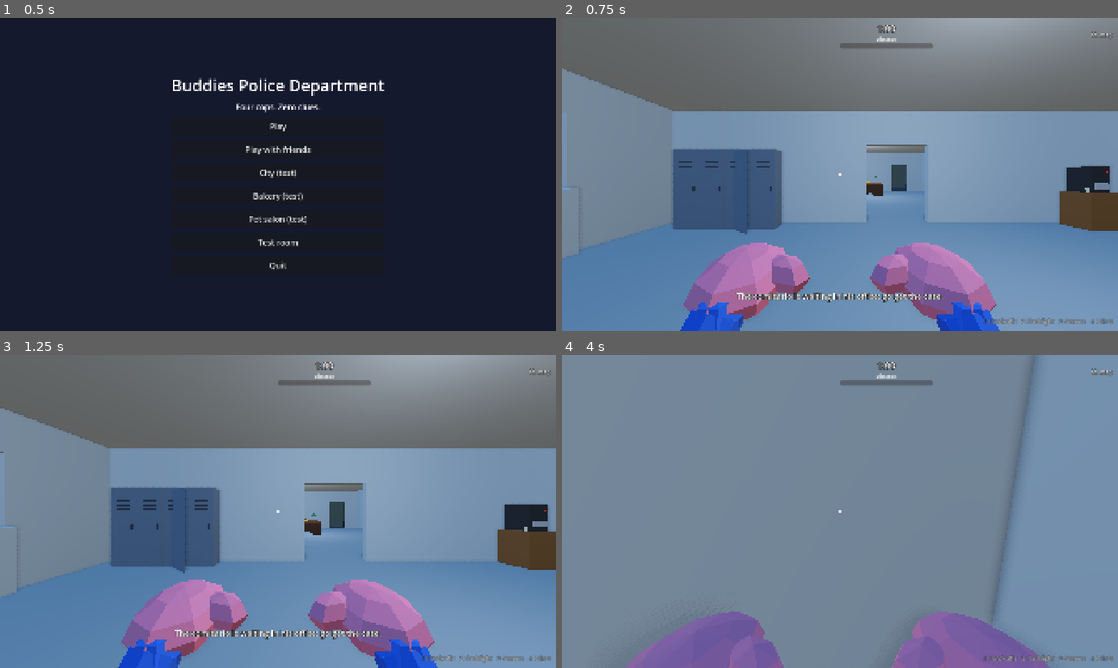
Above: before the commit, frames 1-4 (two rows, left to right).
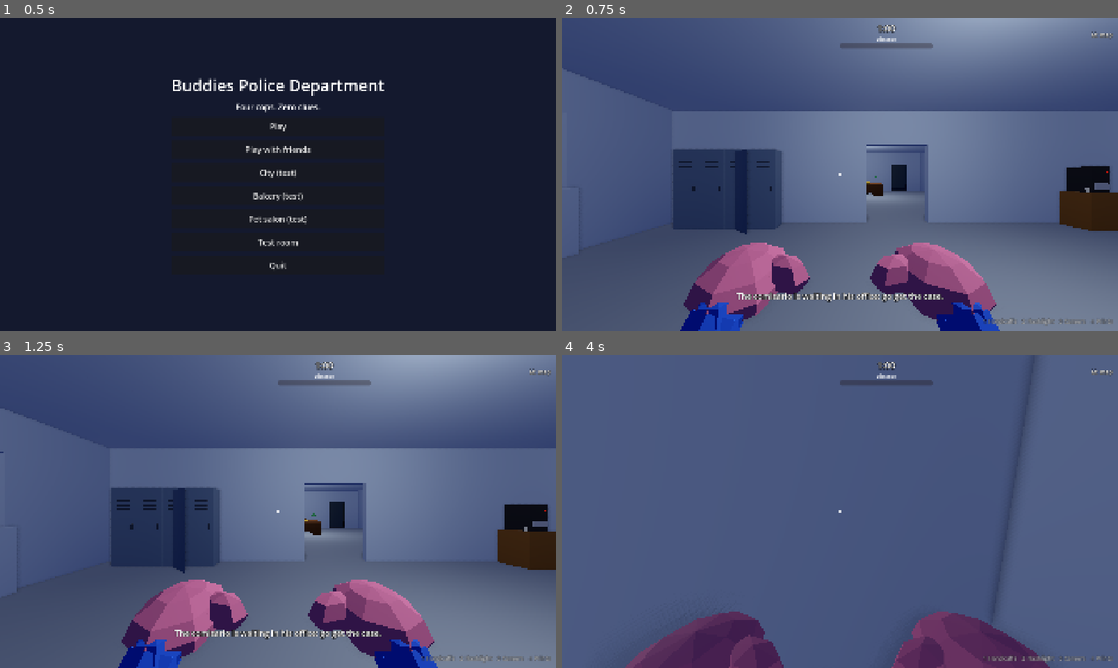
Above: after the commit, the same moments.

Repository: cristiangelini/BPD
Game: Godot game, scene res://scenes/ui/main_menu.tscn
The game is run twice, just before and just after one commit, with the same random seed, the same clock (stepped at 60 frames per second) and the same inputs.
Inputs (mouse positions are in pixels of both pictures, inside the frame that each line leads up to):
- Up to frame 1 (0.5 s): no input
- Up to frame 2 (0.75 s): click "Play" at 0.5 s
- Up to frame 3 (1.25 s): no input
- Up to frame 4 (4 s): tap Enter at 1.25 s; move the mouse to (962, 495) at 1.27 s; hold D (move_right) 1.28-2.03 s; hold R (ask) 1.28-2.03 s; click (962, 495) at 1.42 s; tap Space (jump) at 1.52, 1.82, 2.27, 2.57, 3.77 s; tap Shift (run) at 1.55, 2.1, 3.05 s; move the mouse to (812, 511) at 2.02 s; hold W (move_forward) from 2.03 s (still down); tap R (ask) at 2.3, 3.8 s; move the mouse to (851, 505) at 2.77 s; hold R (ask) 2.78-3.53 s; move the mouse to (834, 517) at 3.52 s; tap Q (checklist) at 3.6 s; click (834, 517) at 3.67 s

Frame 1 is identical in both runs. In frame 2, 92% of the frame differs, in the area x 0-100%, y 0-100%; in frame 3, 92%; in frame 4, 100%.

Commit message:
Chase step 6e: the grandpa in the electric wheelchair
A seventh chase suspect rolls down the sidewalk at 8 km/h and is chased
on foot: the chase starts when a cop walks up to him (or takes the
wheel), the distance counts from the nearest cop, and only a cop on foot
standing in his way makes him give up; the patrol car blocking him
doesn't, and the cops are told to get out.

Co-Authored-By: Claude Opus 5.5 (1M context) <noreply@anthropic.com>
Claude-Session: https://claude.ai/code/session_01UXwRy4nCUmp8Zcg5tBLZhH

Diff:
--- a/scripts/case/chase/chase_case.gd
+++ b/scripts/case/chase/chase_case.gd
@@ -8,7 +8,7 @@
 ## running out before he's cuffed loses it. Every number here is (propuesta), except the minute (Cristian, 20/10).
 
 ## The suspects (persecucion.md, "Los sospechosos"), each with what he leaves behind (ChaseDrops).
-const SUSPECTS := ["ice_cream", "moving_truck", "school_bus", "rain", "night", "moto"]
+const SUSPECTS := ["ice_cream", "moving_truck", "school_bus", "rain", "night", "moto", "wheelchair"]
 ## Seconds to catch him: the chase has a clock (Cristian, 20/10: "pongamos primero 1 minuto").
 const TIME_LIMIT := 60.0
 ## Farther than this (m) the meter climbs CLIMB a second; closer it drops DROP a second. At ESCAPED he got away.
@@ -20,6 +20,12 @@
 const STOP_SECONDS := 3.0
 ## He gets out by his door: this far to his vehicle's left.
 const DOOR_OUT := 2.0
+## The grandpa in the electric wheelchair you chase on foot (persecucion.md): the chase starts once a cop gets this
+## close to him (or takes the wheel), the distance counts from the nearest cop, and only a cop on foot in his way, this
+## close, makes him give up; the patrol car in his way doesn't.
+const ON_FOOT := ["wheelchair"]
+const START_NEAR := 25.0
+const BLOCK_NEAR := 2.5
 ## A chase pays the salary and has its own quota, like the interrogation (decision 91).
 const QUOTA := ShiftReport.SALARY
 const SHIFT_DELAY := 2.5
@@ -73,6 +79,7 @@
 var complaint := 0.0
 var shift_over := false
 var _result := {}
+var _told_on_foot := false
 
 
 static func pick_suspect(seed_value: int, args: PackedStringArray) -> String:
@@ -127,19 +134,22 @@
 	if case_failed or case_solved or not tip_given:
 		return
 	if not chasing:
-		# The suspect drives off once a cop takes the wheel.
-		if car.driver():
+		# The suspect drives off once a cop takes the wheel (or, on foot, walks up to him).
+		if car.driver() or (on_foot() and _nearest_cop() < START_NEAR):
 			chasing = true
 			truck.driving = true
 		return
 	if not caught:
 		time_left = maxf(time_left - delta, 0.0)
 	if not stopped:
-		var gap := car.global_position - truck.global_position
-		gap.y = 0.0
-		distance = clampf(distance + (CLIMB if gap.length() > FAR else -DROP) * delta, 0.0, ESCAPED)
+		var gap := _nearest_cop() if on_foot() else _flat(car.global_position - truck.global_position).length()
+		distance = clampf(distance + (CLIMB if gap > FAR else -DROP) * delta, 0.0, ESCAPED)
 		if truck.stuck_for >= STOP_SECONDS:
-			pull_over()
+			if not on_foot() or _cop_on_foot_near():
+				pull_over()
+			elif not _told_on_foot:
+				_told_on_foot = true
+				_hint_all("HINT_CHASE_ON_FOOT")
 	meters_changed.emit(distance, time_left)
 	if not caught and suspect and suspect.is_cuffed():
 		caught = true
@@ -152,6 +162,31 @@
 		case_solved = true
 		solved_label.show()
 		_finish_soon()
+
+
+## This chase is on foot (the wheelchair).
+func on_foot() -> bool:
+	return ON_FOOT.has(suspect_id)
+
+
+## Meters from the suspect to the nearest cop, on foot or in the car.
+func _nearest_cop() -> float:
+	var nearest := INF
+	for cop in get_tree().get_nodes_in_group("cops"):
+		nearest = minf(nearest, _flat((cop as Node3D).global_position - truck.global_position).length())
+	return nearest
+
+
+## Whether a cop on foot (not in the car) is right by him: the one in his way.
+func _cop_on_foot_near() -> bool:
+	for cop in get_tree().get_nodes_in_group("cops"):
+		if not (cop as Cop).vehicle and _flat((cop as Node3D).global_position - truck.global_position).length() < BLOCK_NEAR:
+			return true
+	return false
+
+
+static func _flat(v: Vector3) -> Vector3:
+	return Vector3(v.x, 0.0, v.z)
 
 
 ## A hard ram on the school bus, full of kids: the parents complain.
--- a/scripts/case/chase/chase_suspect.gd
+++ b/scripts/case/chase/chase_suspect.gd
@@ -12,6 +12,7 @@
 	"rain": preload("res://assets/models/npc_sospechoso.glb"),
 	"night": preload("res://assets/models/npc_sospechoso.glb"),
 	"moto": preload("res://assets/models/npc_repartidor.glb"),
+	"wheelchair": preload("res://assets/models/npc_abuelo.glb"),
 }
 ## Seconds a line stays over his head, and between two complaints.
 const LINE_SECONDS := 3.0
--- a/scripts/vehicles/suspect_car.gd
+++ b/scripts/vehicles/suspect_car.gd
@@ -11,8 +11,9 @@
 ## How fast it turns (radians a second) and how close to a corner counts as through it.
 const TURN_RATE := 1.6
 const REACH := 3.0
-## Moving slower than this while it wants to drive counts as stuck.
+## Moving slower than this (or than STUCK_SHARE of his own speed) while it wants to drive counts as stuck.
 const STUCK_SPEED := 1.0
+const STUCK_SHARE := 0.2
 ## Nervous (the megaphone), he drives at this share of his speed.
 const NERVOUS_SPEED := 0.6
 ## With his tires punctured (the spikes) he rolls to a halt in this many seconds.
@@ -27,23 +28,32 @@
 	"rain": preload("res://assets/models/getaway_car.glb"),
 	"night": preload("res://assets/models/getaway_car.glb"),
 	"moto": preload("res://assets/models/delivery_scooter.glb"),
+	"wheelchair": preload("res://assets/models/wheelchair.glb"),
 }
 ## Who rides on top of it, where you can see him (he gets off when he gives up).
-const RIDERS := {"moto": preload("res://assets/models/npc_repartidor.glb")}
-const RIDER_AT := Vector3(0, 0.36, -0.15)
-const RIDER_SCALE := 0.85
-## The scooter rides the sidewalk, not the street.
-const LANES := {"moto": ChaseRoute.SIDEWALK_LANE}
+## Who rides on top of it, where and how big: [model, position, scale] (he gets off when he gives up).
+const RIDERS := {
+	"moto": [preload("res://assets/models/npc_repartidor.glb"), Vector3(0, 0.36, -0.15), 0.85],
+	"wheelchair": [preload("res://assets/models/npc_abuelo.glb"), Vector3(0, 0.12, 0.02), 0.72],
+}
+## The scooter and the wheelchair ride the sidewalk, not the street.
+const LANES := {"moto": ChaseRoute.SIDEWALK_LANE, "wheelchair": ChaseRoute.SIDEWALK_LANE}
+## The electric wheelchair goes at 8 km/h (persecucion.md).
+const SPEEDS := {"wheelchair": 8.0 / 3.6}
+## The cops' collision layer: on foot they're in the wheelchair's way (the cars ignore them).
+const COPS_LAYER := 2
 ## Each vehicle's body (width, height, length) and wheels, when not the trucks'.
 const SIZES := {"school_bus": Vector3(2.5, 2.9, 8.4), "rain": Vector3(2.1, 1.4, 4.6), "night": Vector3(2.1, 1.4, 4.6),
-	"moto": Vector3(0.8, 1.6, 1.9)}
+	"moto": Vector3(0.8, 1.6, 1.9),
+	"wheelchair": Vector3(0.8, 1.4, 1.2)}
 const BUS_WHEELS: Array[Vector3] = [Vector3(-1.15, 0.38, 2.7), Vector3(1.15, 0.38, 2.7), Vector3(-1.15, 0.38, -2.6),
 	Vector3(1.15, 0.38, -2.6)]
 const SEDAN_WHEELS: Array[Vector3] = [Vector3(-1.05, 0.38, 1.55), Vector3(1.05, 0.38, 1.55),
 	Vector3(-1.05, 0.38, -1.55), Vector3(1.05, 0.38, -1.55)]
 ## The scooter's wheels are part of its model.
 const NO_WHEELS: Array[Vector3] = []
-const OTHER_WHEELS := {"school_bus": BUS_WHEELS, "rain": SEDAN_WHEELS, "night": SEDAN_WHEELS, "moto": NO_WHEELS}
+const OTHER_WHEELS := {"school_bus": BUS_WHEELS, "rain": SEDAN_WHEELS, "night": SEDAN_WHEELS, "moto": NO_WHEELS,
+	"wheelchair": NO_WHEELS}
 
 ## He drove through a corner: `turned` if he changed direction there (where the moving truck loses furniture).
 signal corner_passed(turned: bool)
@@ -69,6 +79,8 @@
 
 func _ready() -> void:
 	add_to_group("suspect_car")
+	if kind == "wheelchair":
+		set_collision_mask_value(COPS_LAYER, true)
 	var shape := CollisionShape3D.new()
 	var body := BoxShape3D.new()
 	body.size = SIZES.get(kind, Vector3(2.2, 2.3, 5.2))
@@ -77,10 +89,10 @@
 	add_child(shape)
 	add_child((MODELS[kind] as PackedScene).instantiate())
 	if RIDERS.has(kind):
-		var rider: Node3D = (RIDERS[kind] as PackedScene).instantiate()
+		var rider: Node3D = (RIDERS[kind][0] as PackedScene).instantiate()
 		rider.name = "Rider"
-		rider.position = RIDER_AT
-		rider.scale = Vector3.ONE * RIDER_SCALE
+		rider.position = RIDERS[kind][1]
+		rider.scale = Vector3.ONE * float(RIDERS[kind][2])
 		add_child(rider)
 	var wheels: Array[Vector3] = OTHER_WHEELS.get(kind, WHEELS)
 	for at in wheels:
@@ -163,7 +175,7 @@
 	var can_go := 0.0 if tangled_left > 0.0 else _rolling
 	rotation.y += clampf(turn, -TURN_RATE * delta, TURN_RATE * delta) * can_go
 	# Slows down while its nose isn't on the next point yet: through the corners.
-	var speed := SPEED * lerpf(1.0, TURN_SPEED, clampf(absf(turn) / (PI / 2), 0.0, 1.0))
+	var speed: float = SPEEDS.get(kind, SPEED) * lerpf(1.0, TURN_SPEED, clampf(absf(turn) / (PI / 2), 0.0, 1.0))
 	if nervous_left > 0.0:
 		speed *= NERVOUS_SPEED
 	speed *= can_go
@@ -172,4 +184,6 @@
 	velocity.z = wish.z
 	move_and_slide()
 	var moved := Vector2(get_real_velocity().x, get_real_velocity().z).length()
-	stuck_for = stuck_for + delta if moved < STUCK_SPEED else 0.0
+	# The wheelchair is slow anyway: stuck is slower than a share of his own speed.
+	var stuck_below := minf(STUCK_SPEED, float(SPEEDS.get(kind, SPEED)) * STUCK_SHARE)
+	stuck_for = stuck_for + delta if moved < stuck_below else 0.0
--- /dev/null
+++ b/tests/unit/test_chase_wheelchair.gd
@@ -0,0 +1,94 @@
+extends GutTest
+
+## The grandpa in the electric wheelchair (persecucion.md, "Los sospechosos"): 8 km/h down the sidewalk, chased on
+## foot; the patrol car in his way doesn't stop him, a cop on foot does.
+
+const LEVEL_SCENE := preload("res://scenes/levels/chase.tscn")
+
+
+func _level() -> ChaseLevel:
+	var level: ChaseLevel = LEVEL_SCENE.instantiate()
+	level.case_seed = 7
+	level.suspect_id = "wheelchair"
+	level.get_node("Cop").input_enabled = false
+	level.get_node("Cop/Grabber").input_enabled = false
+	add_child_autofree(level)
+	return level
+
+
+## Puts `body` on his way, `ahead` meters in front of him.
+func _in_his_way(level: ChaseLevel, body: Node3D, ahead: float) -> void:
+	var chair := level.truck
+	body.global_position = chair.global_position + chair.global_basis.z * ahead + Vector3.UP * 0.1
+
+
+func test_the_chase_starts_when_a_cop_walks_up_to_him() -> void:
+	var level := _level()
+	await wait_physics_frames(5)
+	level.case.give_tip()
+	var cop: Cop = level.get_node("Cop")
+	cop.global_position = level.truck.global_position + Vector3(ChaseCase.START_NEAR + 20.0, 0.1, 0)
+	await wait_physics_frames(5)
+	assert_false(level.case.chasing, "far away, he waits")
+	_in_his_way(level, cop, -ChaseCase.START_NEAR / 2)
+	await wait_physics_frames(3)
+	assert_true(level.case.chasing, "a cop walks up, and off he goes")
+	assert_true(level.case.on_foot())
+
+
+func test_he_rolls_at_eight_an_hour_down_the_sidewalk() -> void:
+	var level := _level()
+	await wait_physics_frames(5)
+	level.case.give_tip()
+	var chair := level.truck
+	_in_his_way(level, level.get_node("Cop"), -10.0)
+	await wait_physics_frames(3)
+	var from := chair.global_position
+	await wait_physics_frames(Engine.physics_ticks_per_second * 2)
+	var speed := Vector2(chair.global_position.x - from.x, chair.global_position.z - from.z).length() / 2.0
+	assert_almost_eq(speed, SuspectCar.SPEEDS["wheelchair"], 0.4, "8 km/h")
+	assert_not_null(chair.get_node_or_null("Rider"), "the grandpa sits in it")
+
+
+func test_the_patrol_car_in_his_way_doesnt_stop_him() -> void:
+	var level := _level()
+	await wait_physics_frames(5)
+	var case := level.case
+	case.give_tip()
+	var cop: Cop = level.get_node("Cop")
+	case.car.enter(cop, 0)
+	await wait_physics_frames(3)
+	assert_true(case.chasing)
+	case.car.freeze = true
+	var chair := level.truck
+	case.car.global_transform = Transform3D(chair.global_basis.rotated(Vector3.UP, PI / 2),
+		chair.global_position + chair.global_basis.z * 3.0 + Vector3.UP * 0.05)
+	await wait_physics_frames(roundi((ChaseCase.STOP_SECONDS + 1.0) * Engine.physics_ticks_per_second))
+	assert_gt(chair.stuck_for, ChaseCase.STOP_SECONDS, "the car is in his way")
+	assert_false(case.stopped, "but he doesn't give up to a car")
+
+
+func test_a_cop_on_foot_in_his_way_makes_him_give_up() -> void:
+	var level := _level()
+	await wait_physics_frames(5)
+	var case := level.case
+	case.give_tip()
+	var cop: Cop = level.get_node("Cop")
+	_in_his_way(level, cop, 1.6)
+	await wait_physics_frames(roundi((ChaseCase.STOP_SECONDS + 1.0) * Engine.physics_ticks_per_second))
+	assert_true(case.chasing)
+	assert_true(case.stopped, "a cop stands in his way: he gives up")
+	assert_eq(case.suspect.kind, "wheelchair")
+
+
+func test_on_foot_the_distance_counts_from_the_nearest_cop() -> void:
+	var level := _level()
+	await wait_physics_frames(5)
+	var case := level.case
+	case.give_tip()
+	var cop: Cop = level.get_node("Cop")
+	_in_his_way(level, cop, -10.0)
+	await wait_physics_frames(3)
+	case.distance = 50.0
+	await wait_physics_frames(Engine.physics_ticks_per_second)
+	assert_lt(case.distance, 50.0, "the cop on foot is close, though the patrol car is far")
--- a/translations/texts.csv
+++ b/translations/texts.csv
@@ -737,3 +737,8 @@
 CHASE_MOTO_LINE_1,"¡Solo probé las papas! ¡Para ver si estaban calientes!","I only tried the fries! To see if they were hot!","Eu só provei as batatas! Para ver se estavam quentes!"
 CHASE_MOTO_LINE_2,"Si me dejan ir, les doy cinco estrellas.","Let me go and I'll give you five stars.","Se me deixarem ir, dou cinco estrelas para vocês."
 CHASE_MOTO_LINE_3,"La pizza venía así. Con un pedazo menos. Viene así.","The pizza came like that. One slice short. It comes like that.","A pizza veio assim. Com um pedaço a menos. Vem assim."
+BRIEF_CHASE_wheelchair,"Un abuelo se escapó del geriátrico en su silla de ruedas eléctrica. Va a 8 por hora por la vereda, pero con el patrullero no lo van a parar: bájense y córranlo.","A grandpa escaped from the retirement home in his electric wheelchair. He's doing 8 an hour down the sidewalk, but the patrol car won't stop him: get out and run after him.","Um vovô fugiu do asilo na cadeira de rodas elétrica. Vai a 8 por hora pela calçada, mas com a viatura vocês não vão pará-lo: desçam e corram atrás dele."
+HINT_CHASE_ON_FOOT,"¡Con el auto no lo vas a parar! Bájate y párate delante de él.","You won't stop him with the car! Get out and stand in his way.","Com o carro você não vai pará-lo! Desça e fique na frente dele."
+CHASE_WHEELCHAIR_LINE_1,"¡Iba al bingo! ¡Hoy había bingo y no me dejaban ir!","I was going to bingo! There was bingo today and they wouldn't let me go!","Eu ia ao bingo! Hoje tinha bingo e não me deixavam ir!"
+CHASE_WHEELCHAIR_LINE_2,"Ocho por hora. En mis tiempos eso era ir rápido.","Eight an hour. In my day that was fast.","Oito por hora. No meu tempo isso era rápido."
+CHASE_WHEELCHAIR_LINE_3,"Corren bastante para ser policías. Los felicito.","You run pretty well for cops. Congratulations.","Vocês correm bastante para policiais. Parabéns."
Binary file added: assets/models/wheelchair.glb
Not shown, added: assets/models/wheelchair.glb.import
Not shown, added: tests/unit/test_chase_wheelchair.gd.uid
Not shown, changed: docs/diseno/persecucion.md
Not shown, changed: tools/modelgen/models/vehicles.js
